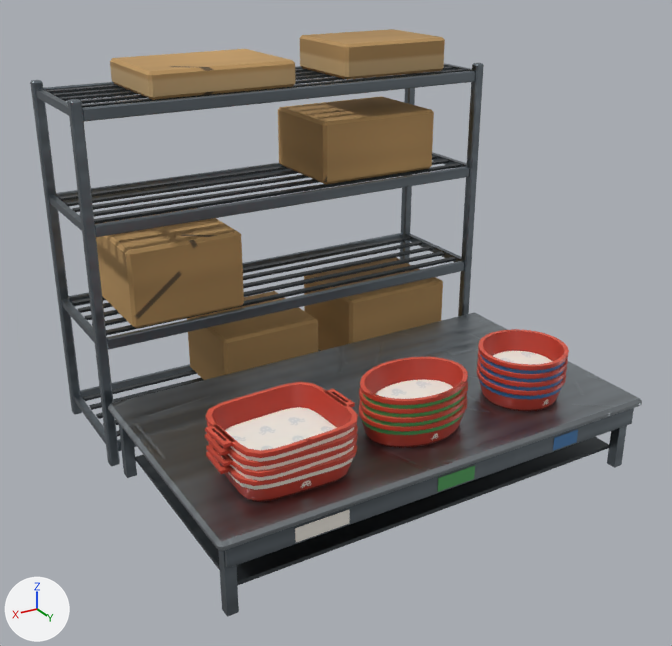
Renders of the glTF model godot/assets/models/stations/box_shelf/box_shelf.glb from each side of a commit.
Rendered twice from a 50 mm camera at (1.78, 3.2, 2.01) aimed at (0.05, 0.32, 0.57). Every picture has the same lights, and +X, +Y and +Z are marked at lower left. The older version comes first. Where no turn or scale is listed for an object, it has been applied to the vertices. Vertices at exactly the same position are counted once.

Objects in the first picture: 'cartons', 'hull_large', 'hull_medium', 'hull_small', 'labels', 'rack', 'stack_large', 'stack_medium', 'stack_small'.
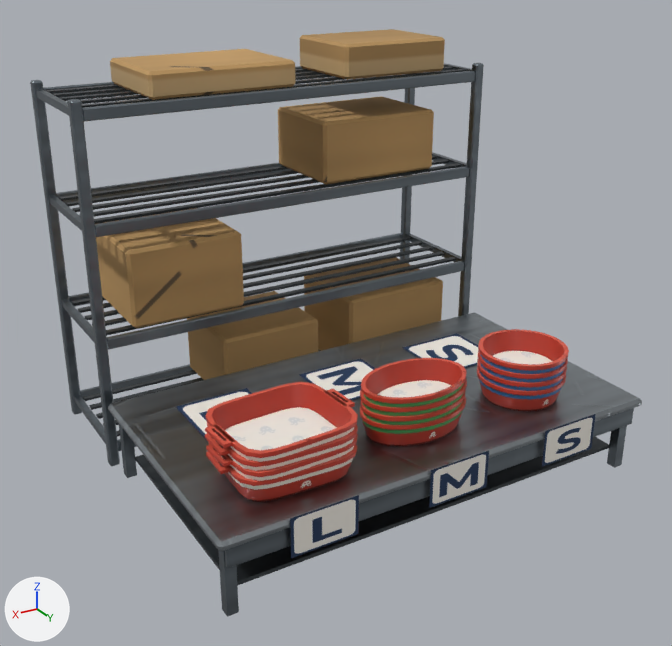
Pixel boxes (x1, y1, x2, y2) of what changed, in the pictures (672 x 646 px; the box of a moved part takes in the faces that stretch with it):
'labels', surface changed, reshaped (48% wider, 100% taller): before (295, 430, 578, 542); after (176, 333, 596, 558)
'hull_medium', rescaled: before (354, 355, 474, 448); after (355, 356, 472, 447)
'stack_medium', rescaled: before (359, 357, 468, 447); after (361, 358, 466, 446)
part 1 of me_labels, moved or reshaped: before (295, 430, 578, 542); after (290, 414, 596, 558)
part 2 of me_labels, added: after (176, 333, 477, 437)

The change, as a list of edits to the scene's bpy script:
```text
Add img_tray_orm:
    img_tray_orm = load_image('tray_orm', '_unpacked/tray_orm', 512, 512, 'Non-Color')
Add img_tray_atlas:
    img_tray_atlas = load_image('tray_atlas', '_unpacked/tray_atlas', 512, 512, 'sRGB')
Change mat_atlas_box:
    where n2 = _N.new('ShaderNodeTexImage'); n2.name = 'Image Texture'
    n2.image: img_box_atlas_albedo -> img_tray_atlas
    where n4 = _N.new('ShaderNodeTexImage'); n4.name = 'Image Texture.001'
    n4.image: img_box_atlas_orm -> img_tray_orm
Change me_labels:
    used by ob_labels; location = (0.0, 0.0, 0.0)
    verts and faces of me_labels; kept vertices keep their numbers, new ones are numbered from 12
    remove me_labels.from_pydata(...)  # 12 vertices, 6 faces; spans x -0.57..0.636, y 1.047, z 0.21..0.265
    add me_labels.from_pydata(...)  # 24 vertices, 12 faces; spans x -0.66..0.686, y 0.19..1.063, z 0.17..0.32
    me_labels part 1: the whole mesh is rebuilt
    me_labels part 2
    add verts[12] = (-0.66, 0.49, 0.313)
    add verts[13] = (-0.66, 0.19, 0.313)  # pixel (456, 333)
    add verts[14] = (-0.15, 0.49, 0.313)
    add verts[15] = (-0.15, 0.19, 0.313)  # pixel (360, 358)
    add verts[16] = (0.386, 0.49, 0.313)
    add verts[17] = (0.386, 0.19, 0.313)  # pixel (246, 388)
    add for new, old in zip([*range(18, 24)], [*range(12, 18)]): verts[new] = verts[old] + (0.3, 0.0, 0.0)
    add faces += [(12, 19, 18), (12, 13, 19), (14, 21, 20), (14, 15, 21), (16, 23, 22), (16, 17, 23)]
Change me_hull_medium:
    used by ob_hull_medium; location = (0.0, 0.78, 0.31)
    remove me_hull_medium.from_pydata(...)  # 64 vertices, 124 faces; spans x -0.224..0.224, y -0.174..0.174, z 0.0..0.203
    add me_hull_medium.from_pydata(...)  # 64 vertices, 124 faces; spans x -0.224..0.224, y -0.157..0.157, z 0.0..0.203
    me_hull_medium part 3: the whole mesh is scaled about its middle by (1, 0.9, 1)
Change me_stack_medium:
    used by ob_stack_medium; location = (0.0, 0.0, 0.0)
    remove me_stack_medium.from_pydata(...)  # 783 vertices, 1326 faces; spans x -0.21..0.21, y 0.62..0.94, z 0.31..0.513
    add me_stack_medium.from_pydata(...)  # 783 vertices, 1326 faces; spans x -0.21..0.21, y 0.636..0.924, z 0.31..0.513
    me_stack_medium part 4: the whole mesh is scaled about its middle by (1, 0.9, 1)
```
